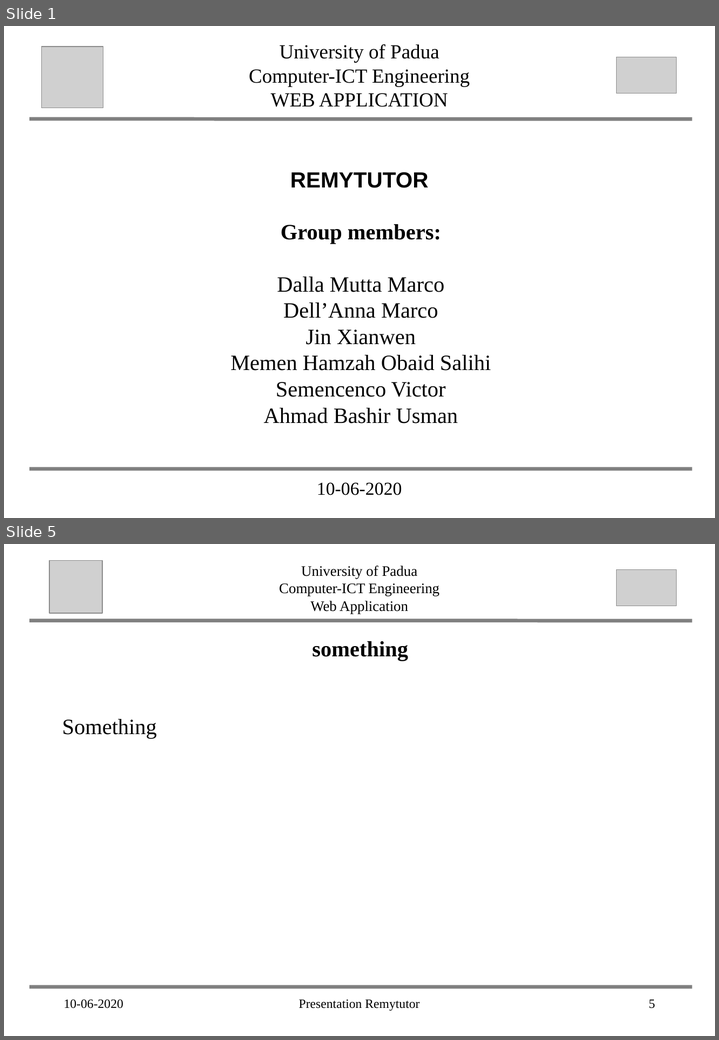
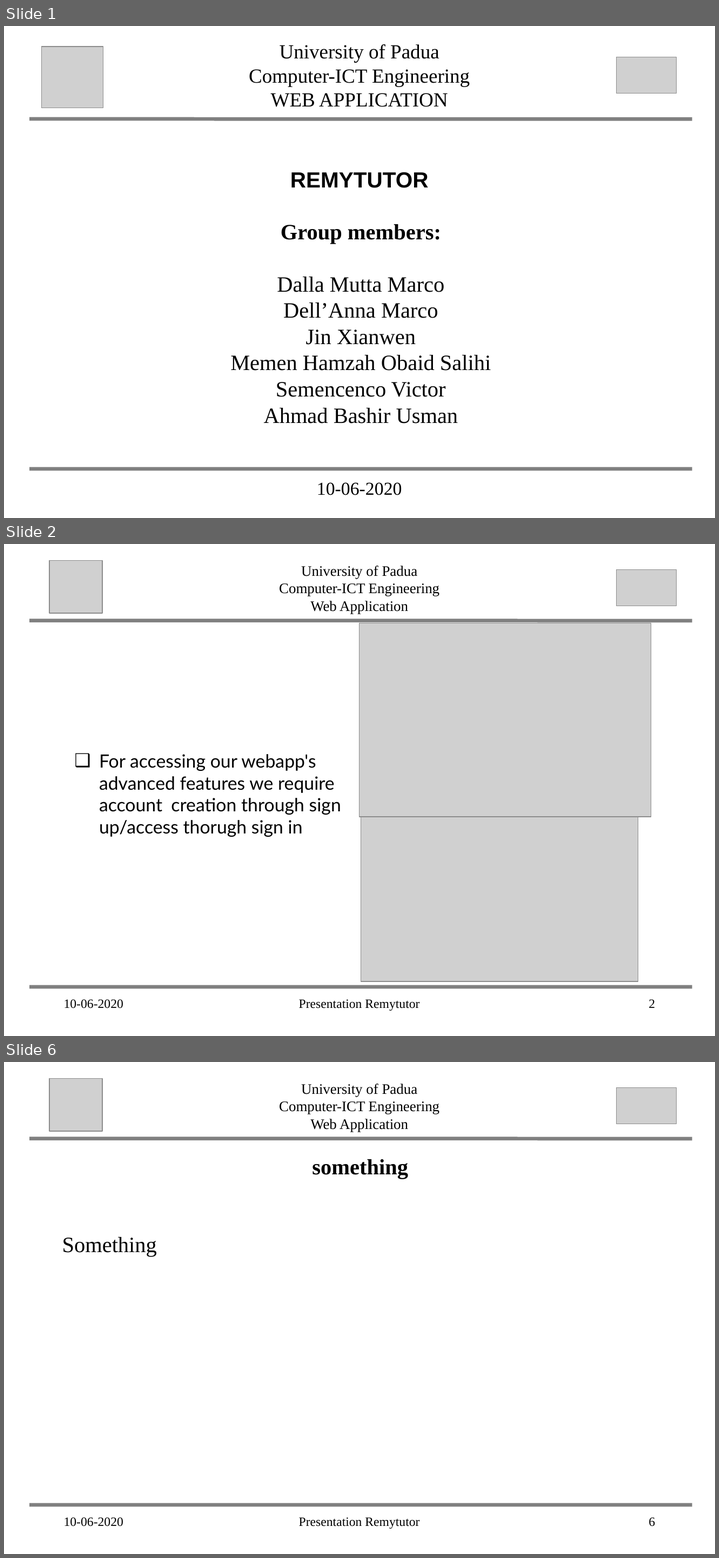
Before and after one commit to abahmadb/Web-Applications, a slide deck: HW2-RemuTutor-2019-2020 - Marco P.ppt. Shown one above the other, each under a label of ours: slides 1 and 5 before the commit, slides 1, 2 and 6 after it; the slides between them are not shown. The pictures are 719x1040 and 719x1558 pixels, drawn with LibreOffice and Linux fonts; fonts in the diff are those of the drawing; grey boxes stand for pictures. Boxes give left, top, right and bottom in pixels: in the first picture for what was removed or moved away, otherwise in the second. Text is boxed around its words. In the diff, an @@ line names an element or a change of style, - is before the commit and + after.

```diff
--- a/HW2-RemuTutor-2019-2020 - Marco P.ppt
+++ b/HW2-RemuTutor-2019-2020 - Marco P.ppt
@@ slide 2 added at (4, 544, 715, 1036), background #FFFFFF @@
@@ picture added at (49, 560, 102, 614) @@
@@ text added at (279, 566, 439, 614), 16 pt, text #000000 @@
+University of Padua
+Computer-ICT Engineering
+Web Application
@@ picture added at (616, 569, 676, 606) @@
@@ line added from (32, 621) to (690, 621), #808080 4 pt @@
@@ picture added at (359, 623, 650, 817) @@
@@ text added at (99, 754, 341, 837), 20 pt, text #000000 @@
+❑ For accessing our webapp's advanced features we require account creation through sign up/access thorugh sign in
@@ picture added at (360, 799, 638, 981) @@
@@ line added from (32, 986) to (690, 986), #808080 4 pt @@
@@ text added at (64, 999, 123, 1008), 14 pt, text #000000 @@
+10-06-2020
@@ text added at (299, 999, 419, 1011), 14 pt, text #000000 @@
+Presentation Remytutor
@@ page number added at (648, 999, 655, 1008), 14 pt, text #000000 @@
+2
@@ what was slide 5 is now slide 6 @@
@@ page number at (648, 1517, 655, 1526): text changed @@
-5
+6
```
Also in this commit, not shown: 3 slides changed, 2 other files.
